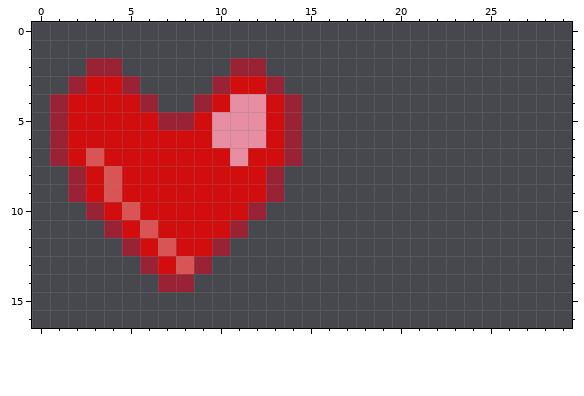
Edited in one commit: pixel-art file (assets/icons_ui.aseprite). The picture above is the old version.
64x64 pixels, 1 frame. Shown: x 0..29, y 0..16.
The same view after the edit:
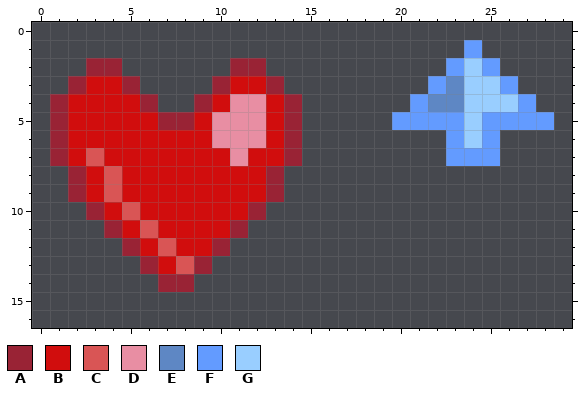
Palette (. is transparent): A #992335  B #d10d0d  C #d95555  D #e88ea3  E #5e87c4  F #639bff  G #99ceff
The edit:
{"y":1,"x":24,"old":".","new":"F"}
{"y":2,"x":23,"old":"...","new":"FGF"}
{"y":3,"x":22,"old":".....","new":"FEGGF"}
{"y":4,"x":21,"old":".......","new":"FEEGGGF"}
{"y":5,"x":20,"old":".........","new":"FFFFGFFFF"}
{"y":6,"x":23,"old":"...","new":"FGF"}
{"y":7,"x":23,"old":"...","new":"FFF"}
{"label":"added","picture_box":[392,40,554,166]}
